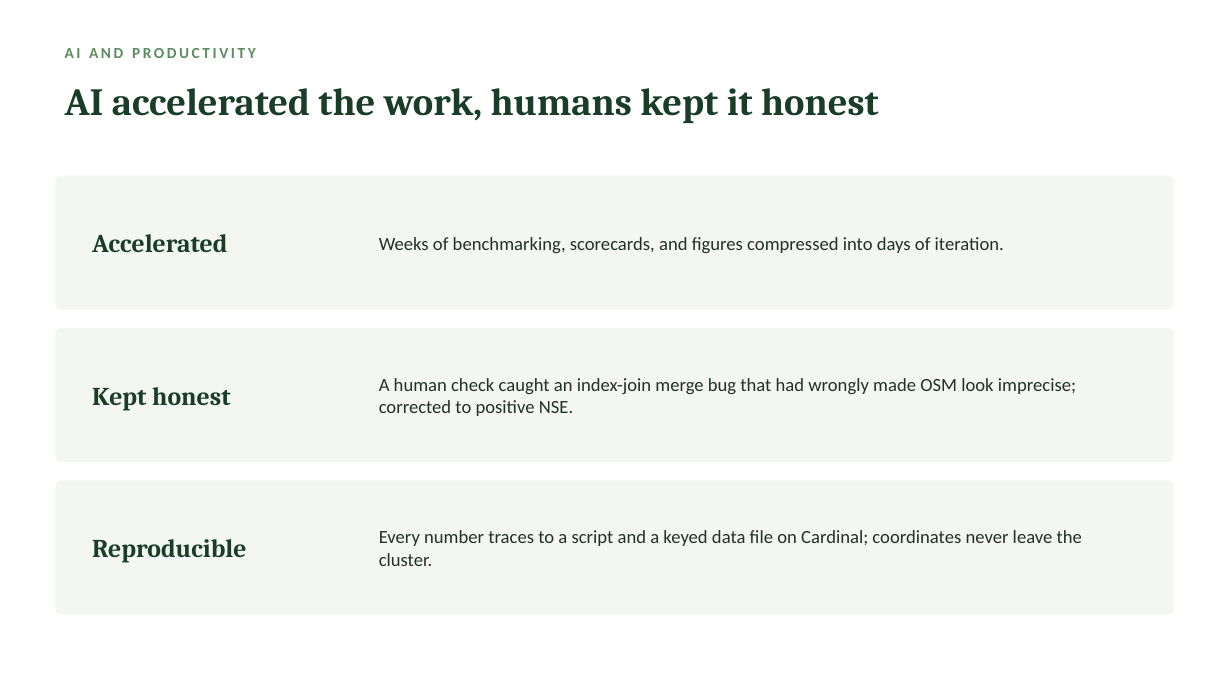
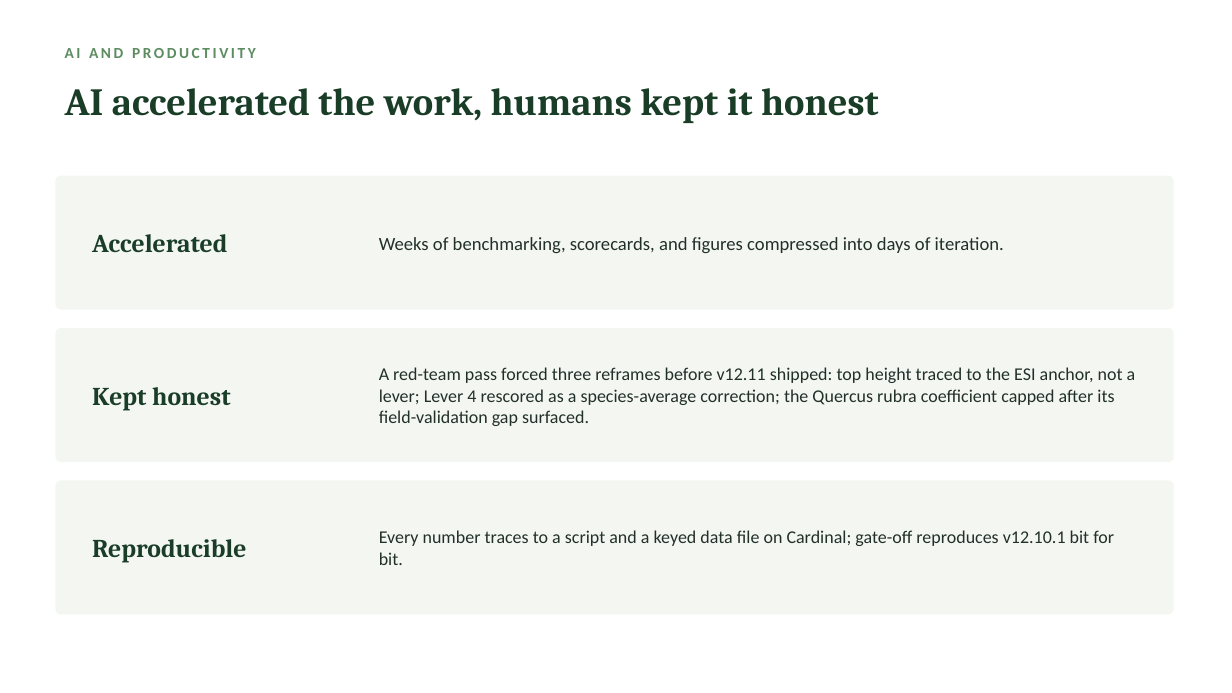
Before and after one commit to holoros/fvs-acd, a slide deck: slide 38 of FVS-ACD_Hennigar_Aug2026.pptx (slide 18 before the commit). Drawn at 1232x693 pixels with LibreOffice and Linux fonts; fonts in the diff are those of the drawing. Boxes give left, top, right and bottom in pixels: in the first picture for what was removed or moved away, otherwise in the second. Text is boxed around its words. In the diff, an @@ line names an element or a change of style, - is before the commit and + after.

Commit message:
v12.11 candidate: GTR, benchmark report, Hennigar deck, data-sharing one-pager, and figures
The 23 July deliverable set for the 18 August 2026 NRCan CFS Acadian
growth and yield meeting in Fredericton, none of which was under version
control until now.

  FVS-ACD_variant_overview_GTR_v1211 in md, docx and pdf. The v12.11
  variant overview GTR, built from the 20260629 draft source, which is
  updated in this commit to match.

  FVS-ACD_v12.11_benchmark_report in md, docx and pdf. The multi-source
  benchmark for the candidate.

  FVS-ACD_Hennigar_Aug2026.pptx and its pdf, refreshed with the Nova
  Scotia OSM scoring and the red-team reframes.

  FVS-ACD_Acadian_datasharing_onepager_20260723.docx for the meeting.

  Twenty figures backing the reports and the deck, covering the long
  interval volume diagnosis, the maturity gradient, the multi-source
  scorecard, the fig17 decomposition, forest-group bias and RMSE, the
  benchmark footprint with the Maine inset, sample sizes, the determinant
  scorecard, the overall ranking, and the long-term Bakuzis check.

  results/data_maps holds the aggregated stand counts by province and by
  forest type behind the footprint map, with provenance. Counts only, no
  plot coordinates.

The v12.10.1 benchmark report md and docx are also refreshed here so the
frozen baseline and the candidate report read consistently. The v12.10.1
engine and its tag v12.10.1-frozen-aug2026 are untouched.

```diff
--- a/FVS-ACD_Hennigar_Aug2026.pptx
+++ b/FVS-ACD_Hennigar_Aug2026.pptx
@@ text at (379, 367, 1136, 426): text changed; size 14.5 to 14 pt @@
-A human check caught an index-join merge bug that had wrongly made OSM look imprecise; corrected to positive NSE.
+A red-team pass forced three reframes before v12.11 shipped: top height traced to the ESI anchor, not a lever; Lever 4 rescored as a species-average correction; the Quercus rubra coefficient capped after its field-validation gap surfaced.
@@ text at (379, 530, 1114, 565): text changed; size 14.5 to 14 pt @@
-Every number traces to a script and a keyed data file on Cardinal; coordinates never leave the cluster.
+Every number traces to a script and a keyed data file on Cardinal; gate-off reproduces v12.10.1 bit for bit.
```
Also in this commit, not shown: 11 other slides changed, 22 slides added, 2 slides removed, 33 other files.
